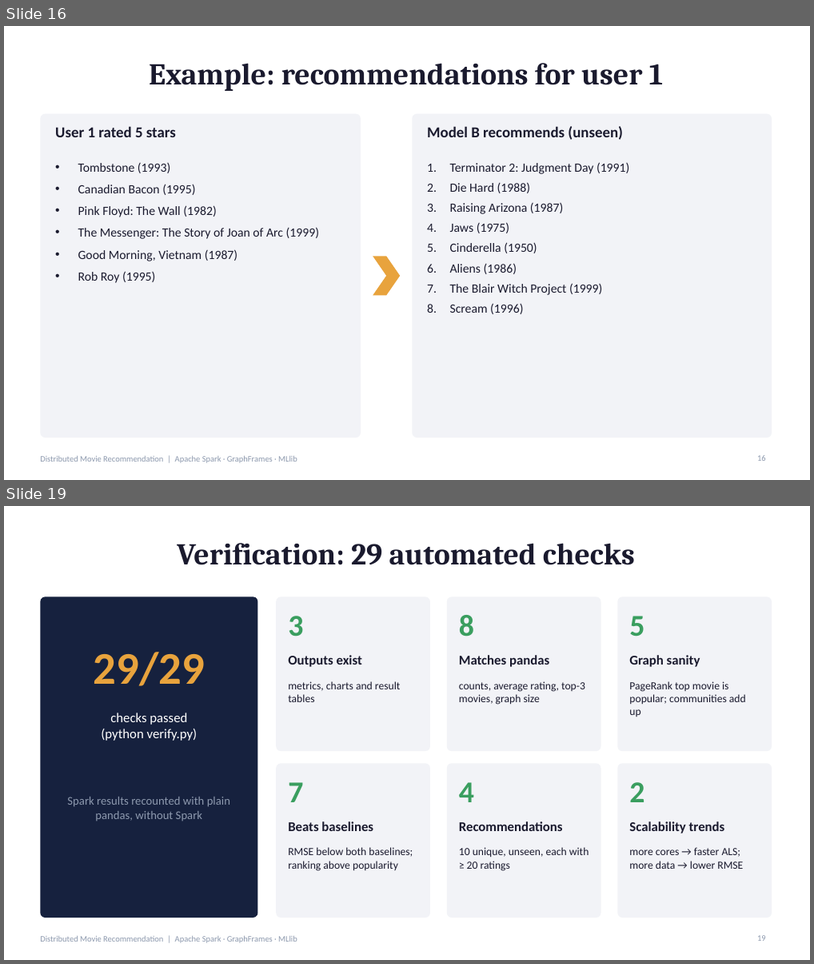
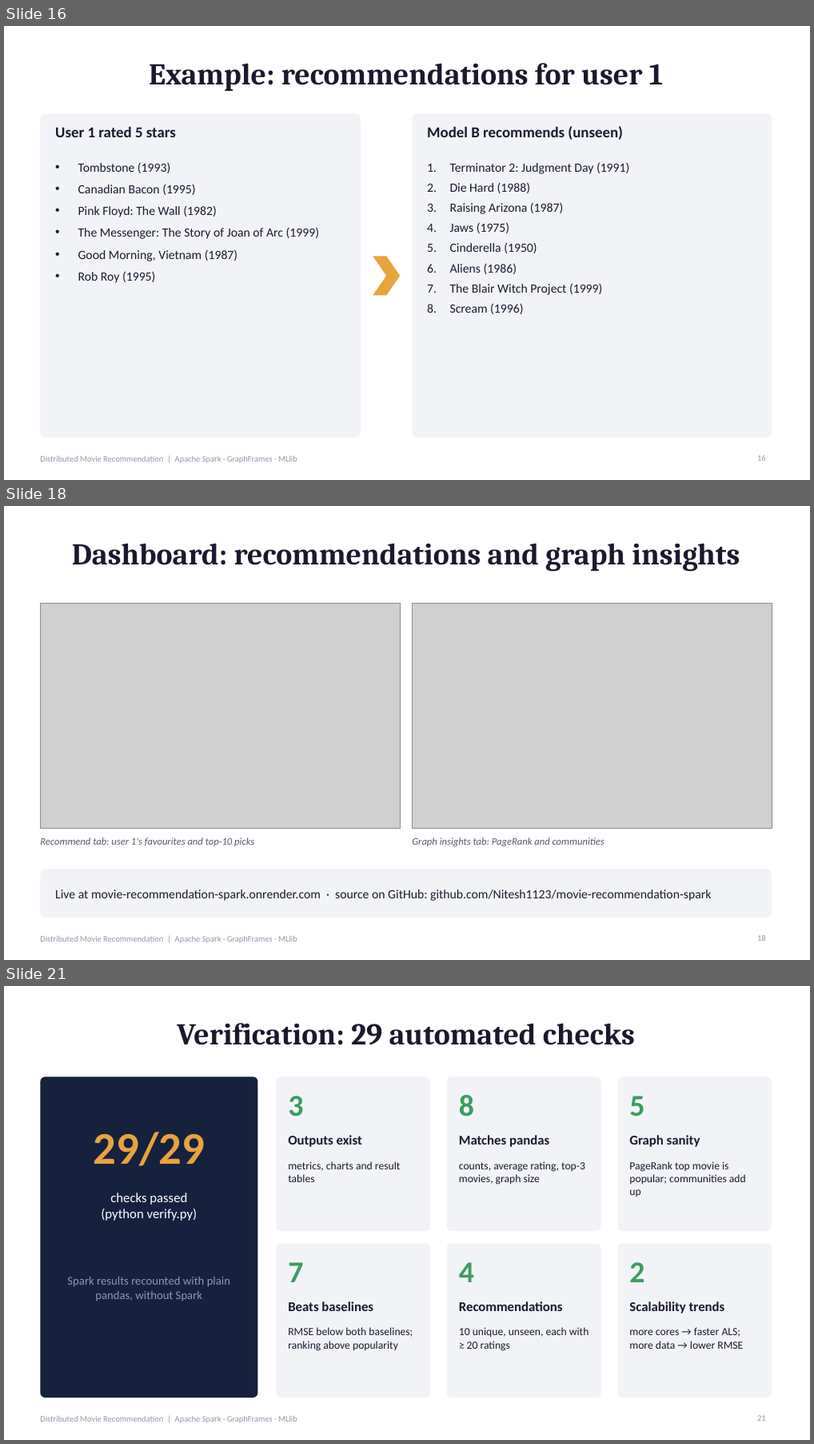
Before and after one commit to Nitesh1123/movie-recommendation-spark, a slide deck: presentation/Movie_Recommendation_Presentation.pptx. Shown one above the other, each under a label of ours: slides 16 and 19 before the commit, slides 16, 18 and 21 after it; the slides between them are not shown. The pictures are 814x964 and 814x1444 pixels, drawn with LibreOffice and Linux fonts; fonts in the diff are those of the drawing; grey boxes stand for pictures. Boxes give left, top, right and bottom in pixels: in the first picture for what was removed or moved away, otherwise in the second. Text is boxed around its words. In the diff, an @@ line names an element or a change of style, - is before the commit and + after.

Commit message:
Add dashboard slides to the presentation

```diff
--- a/presentation/Movie_Recommendation_Presentation.pptx
+++ b/presentation/Movie_Recommendation_Presentation.pptx
@@ slide 18 added at [4,506,810,960], background #FFFFFF; not listed: 1 template element that a slide beside it also shows @@
@@ title added at [72,543,740,572], 36 pt, text #1A1A2E, bold @@
+Dashboard: recommendations and graph insights
@@ picture added at [40,603,400,828] @@
@@ picture added at [412,603,772,828] @@
@@ text added at [40,837,254,846], 12 pt, text #555B6E, italic @@
+Recommend tab: user 1's favourites and top-10 picks
@@ text added at [412,837,605,846], 12 pt, text #555B6E, italic @@
+Graph insights tab: PageRank and communities
@@ rounded rectangle added at [40,869,772,917], fill #F2F3F7 @@
@@ text added at [55,889,711,900], 15 pt, text #1A1A2E @@
+Live at movie-recommendation-spark.onrender.com · source on GitHub: github.com/Nitesh1123/movie-recommendation-spark
@@ page number added at [758,935,766,940], 10 pt, text #8D99AE @@
+18
@@ what was slide 19 is now slide 21 @@
@@ page number at [758,1415,766,1420]: text changed @@
-19
+21
```
Also in this commit, not shown: 3 slides changed, 1 other slide added.
